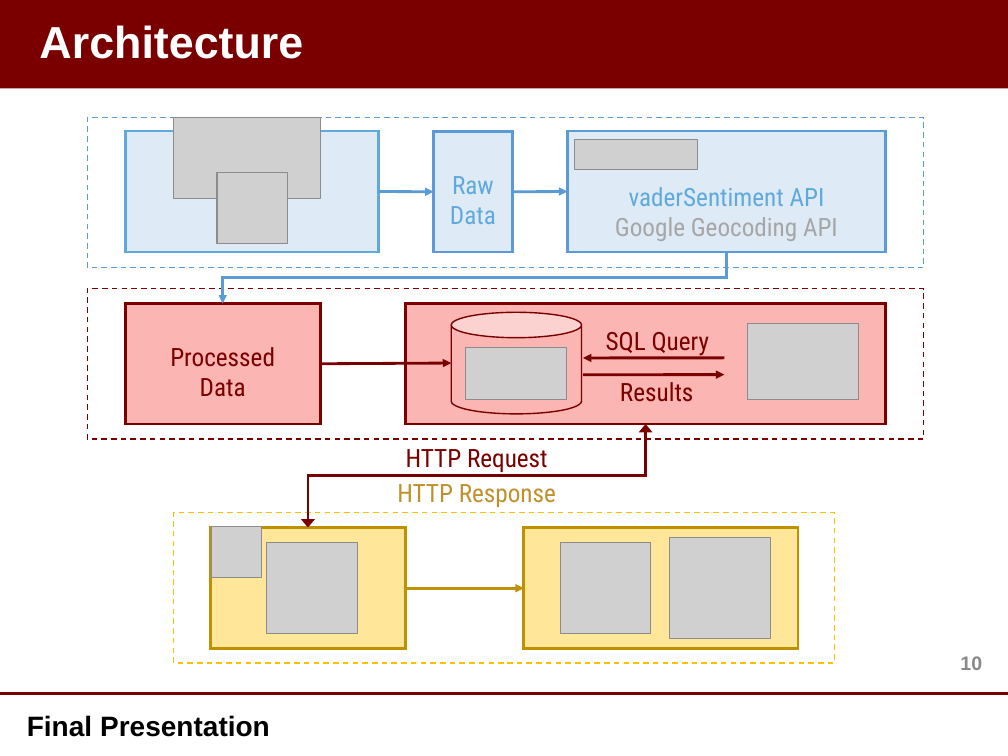
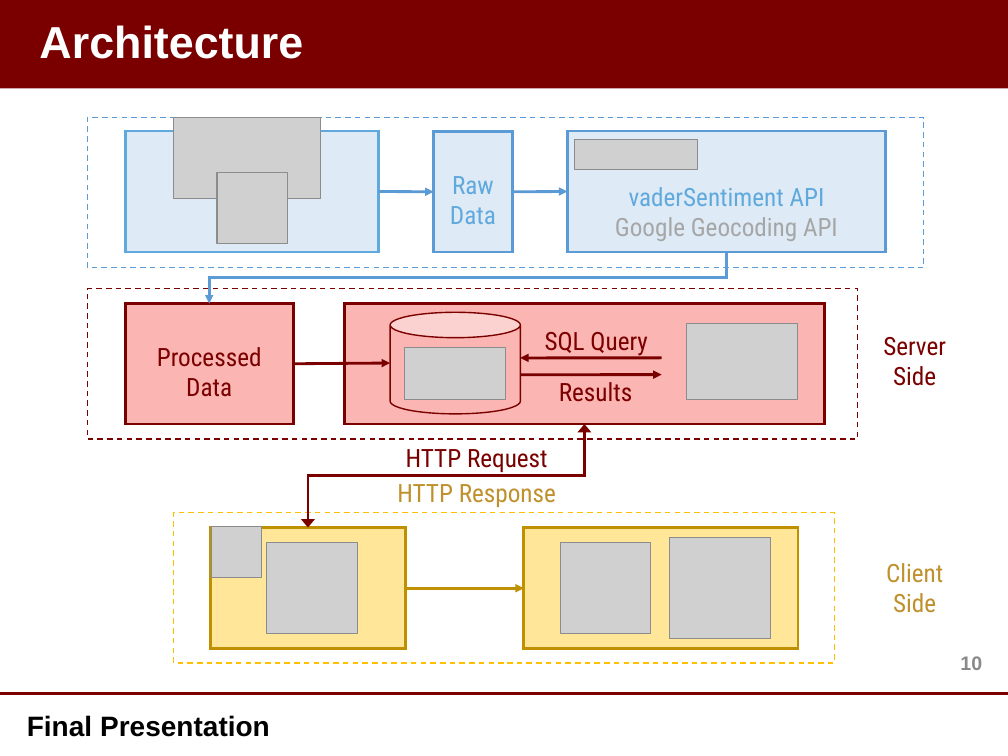
Before and after one commit to liuqingli/TweetVis, a slide deck: slide 11 of Final_Presentation.pptx. Drawn at 1008x756 pixels with LibreOffice and Linux fonts; fonts in the diff are those of the drawing; grey boxes stand for pictures; background and template pictures are left out. Boxes give left, top, right and bottom in pixels: in the first picture for what was removed or moved away, otherwise in the second. Text is boxed around its words. In the diff, an @@ line names an element or a change of style, - is before the commit and + after.

Commit message:
modify the slides

```diff
--- a/Final_Presentation.pptx
+++ b/Final_Presentation.pptx
@@ elbow arrow moved from (727, 252) - (223, 303) to (727, 252) - (210, 303) @@
@@ rectangle: place and size @@
-rectangle at [88, 288, 924, 438]
+rectangle at [88, 288, 858, 438]
@@ rectangle "Processed": place and size @@
-rectangle "Processed" at [125, 303, 320, 424]
+rectangle "Processed" at [125, 303, 293, 424]
@@ 2 pictures, 2 texts, 1 rectangle, 1 cylinder: place and size @@
-2 pictures, 2 texts, 1 rectangle, 1 cylinder at [405, 303, 885, 424]
+2 pictures, 2 texts, 1 rectangle, 1 cylinder at [345, 303, 825, 424]
@@ arrow moved from (725, 358) - (583, 358) to (661, 358) - (520, 358) @@
@@ text added at [883, 337, 946, 386], 18 pt, text #7A0000 @@
+Server
+Side
@@ arrow moved from (321, 364) - (452, 363) to (293, 364) - (390, 363) @@
@@ arrow moved from (725, 375) - (583, 375) to (661, 375) - (520, 375) @@
@@ elbow double arrow moved from (645, 424) - (308, 527) to (585, 424) - (308, 527) @@
@@ text added at [886, 563, 943, 613], 18 pt, text #BF912D @@
+Client
+Side
```
Also in this commit, not shown: 1 other file.
